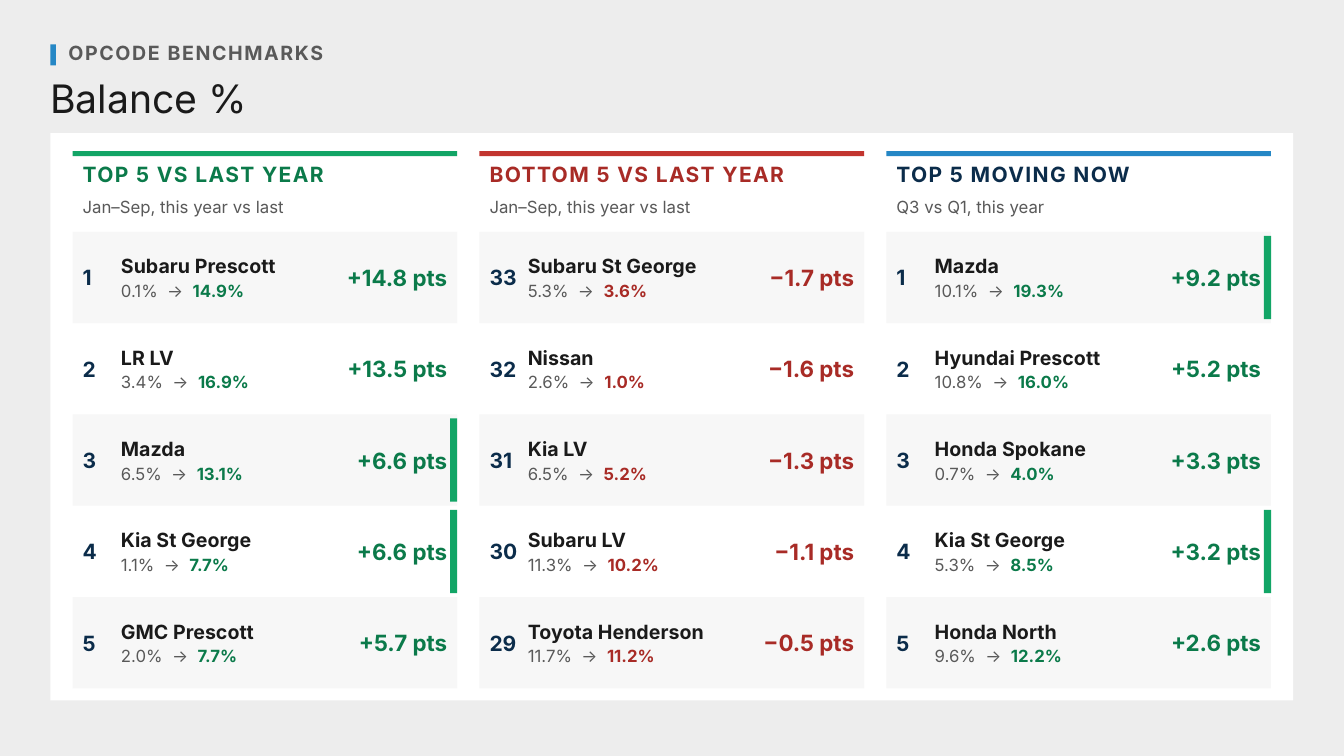
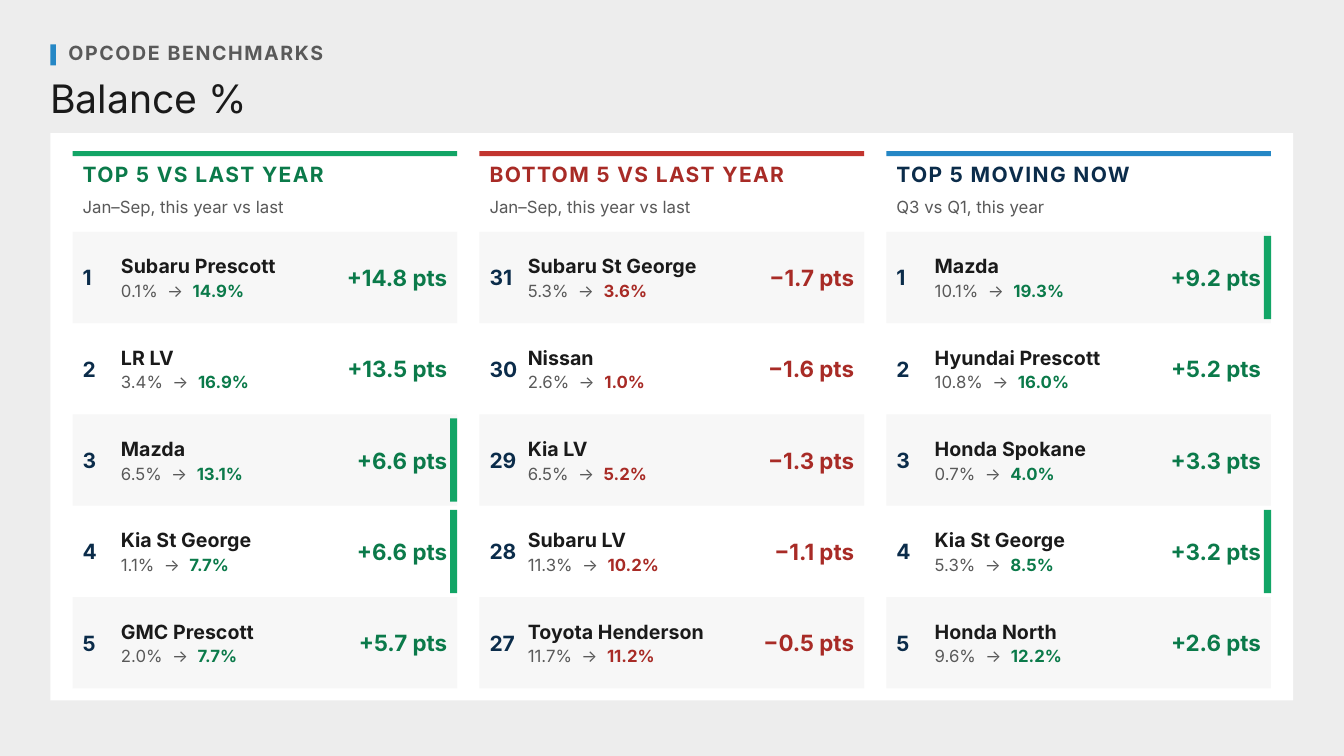
Before and after one commit to Ndresner/Noah, a slide deck: slide 101 of day2-deck/decks/Fixed Ops - Day 2 Example Test Deck.pptx. Drawn at 1344x756 pixels with LibreOffice and Linux fonts; fonts in the diff are those of the drawing. Boxes give left, top, right and bottom in pixels: in the first picture for what was removed or moved away, otherwise in the second. Text is boxed around its words. In the diff, an @@ line names an element or a change of style, - is before the commit and + after.

```diff
--- a/day2-deck/decks/Fixed Ops - Day 2 Example Test Deck.pptx
+++ b/day2-deck/decks/Fixed Ops - Day 2 Example Test Deck.pptx
@@ text at (x1=490, y1=269, x2=513, y2=285): text changed @@
-33
+31
@@ text at (x1=490, y1=361, x2=518, y2=377): text changed @@
-32
+30
@@ text at (x1=490, y1=452, x2=517, y2=468): text changed @@
-31
+29
@@ text at (x1=490, y1=543, x2=517, y2=560): text changed @@
-30
+28
@@ text at (x1=490, y1=635, x2=515, y2=651): text changed @@
-29
+27
```
Also in this commit, not shown: 1 other slide changed, 10 other files.
